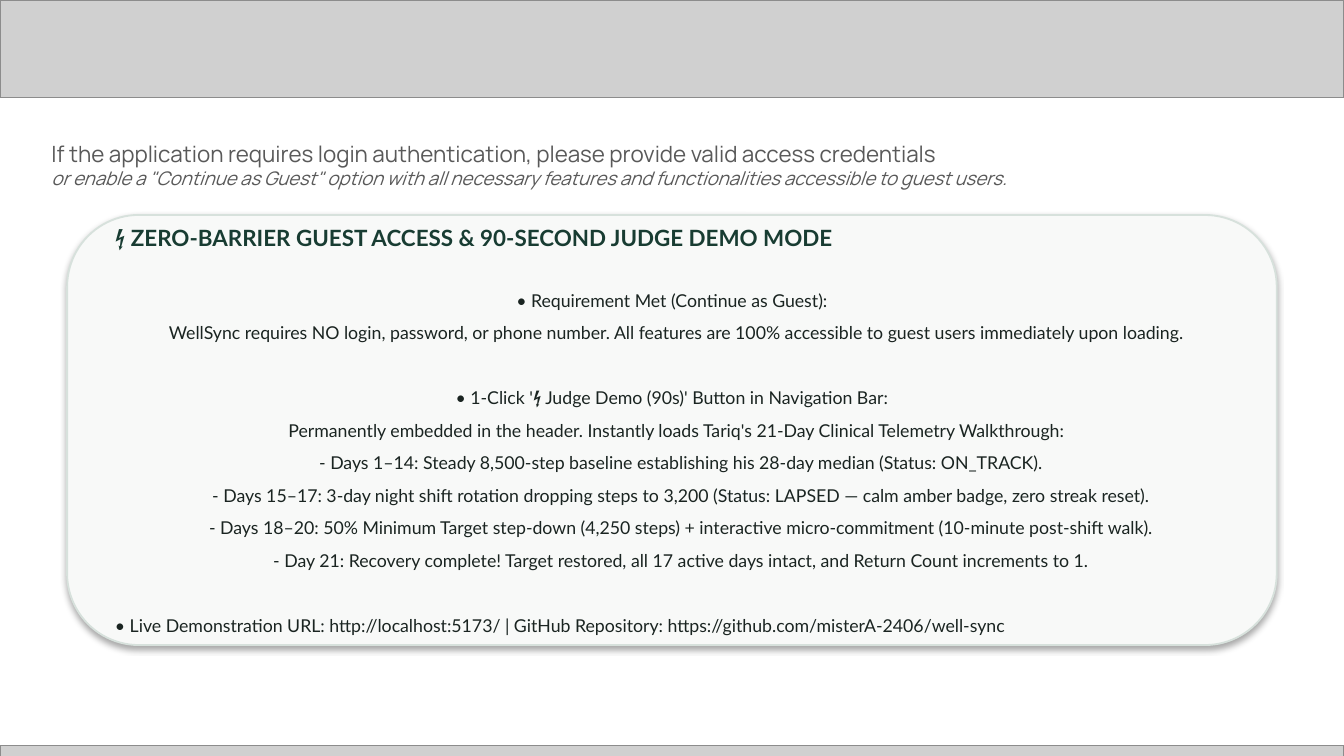
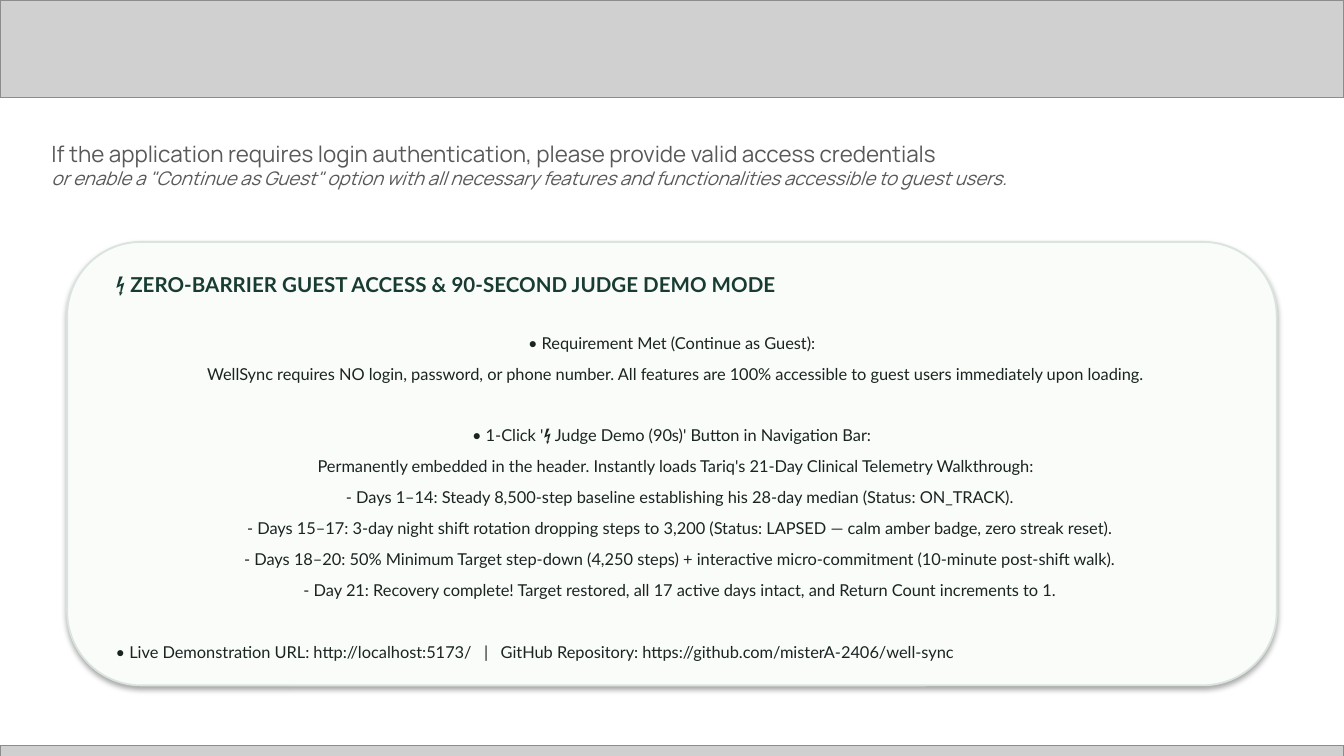
Before and after one commit to misterA-2406/well-sync, a slide deck: slide 11 of docs/WellSync_Future_Health_Submission_Pitch_Deck.pptx. Drawn at 1344x756 pixels with LibreOffice and Linux fonts; fonts in the diff are those of the drawing; grey boxes stand for pictures. Boxes give left, top, right and bottom in pixels: in the first picture for what was removed or moved away, otherwise in the second. Text is boxed around its words. In the diff, an @@ line names an element or a change of style, - is before the commit and + after.

```diff
--- a/docs/WellSync_Future_Health_Submission_Pitch_Deck.pptx
+++ b/docs/WellSync_Future_Health_Submission_Pitch_Deck.pptx
@@ rounded rectangle "⚡ ZERO-BARRIER GUEST ACCESS & ..." resized from (x1=67, y1=215, x2=1277, y2=645) to (x1=67, y1=242, x2=1277, y2=685) @@
@@ rounded rectangle "⚡ ZERO-BARRIER GUEST ACCESS & ..." at (x1=67, y1=242, x2=1277, y2=685): size 12 to 11 pt in "⚡ ZERO-BARRIER GUEST ACCESS & 90-SECOND JUDGE ..."; size 9.5 to 8.8 pt; fill #F8F9F8 to #FAFCFA; outline #D7E1DC 1 pt to #DAE4DF 1 pt @@
```
Also in this commit, not shown: 15 other slides changed, 2 other files.
